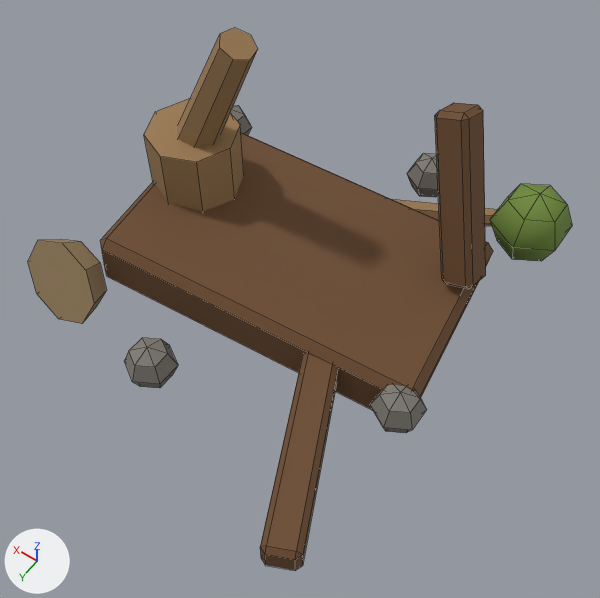
The FBX model client/CultOfComfort.Unity/Assets/Resources/Art/Models/sapling_flinger_broken.fbx: old version first, new version second.
The view is the same before and after, from a 50 mm lens placed at (-0.757, 1.057, 1.579), pointed at (-0.108, 0.148, 0.15). The axes (+X, +Y, +Z) are drawn at lower left. The lights are the same throughout. The picture after the commit comes second. Mesh edges are drawn as thin lines. Where no turn or scale is listed for an object, it has been applied to the vertices.

In view in the first picture: 'Prop'.
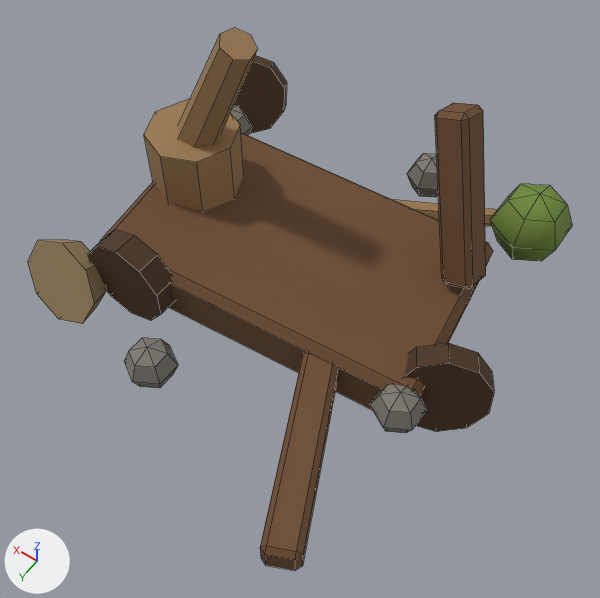
What the commit changed:
me_prop is used by ob_prop; location (0.0, 0.0, 0.0).
me_prop had 230 vertices, 235 faces and spanned x -0.487..0.53, y -0.52..0.629, z -0.045..0.625.
me_prop now has 290 vertices, 271 faces and spans x -0.558..0.611, y -0.537..0.629, z -0.074..0.625.
me_prop part 1: a new loose piece, a 10-sided cylinder along y spanning x 0.155..0.365, y 0.26..0.32, z 0.0..0.22, in mat_palette (picture img_palette_png).
me_prop part 2: a new loose piece of 20 vertices spanning x -0.558..-0.342, y 0.017..0.183, z -0.074..0.154, in mat_palette (picture img_palette_png).
me_prop part 3: a new loose piece of 20 vertices spanning x 0.389..0.611, y -0.537..-0.363, z -0.074..0.154, in mat_palette (picture img_palette_png).

Where the change shows, as pixel boxes (x1, y1, x2, y2) in the pictures (600 x 598 px):
part 1 of me_prop, added (brown): after (88, 229, 174, 321)
part 2 of me_prop, added (brown): after (404, 343, 494, 432)
part 3 of me_prop, added (brown): after (234, 55, 287, 134)
